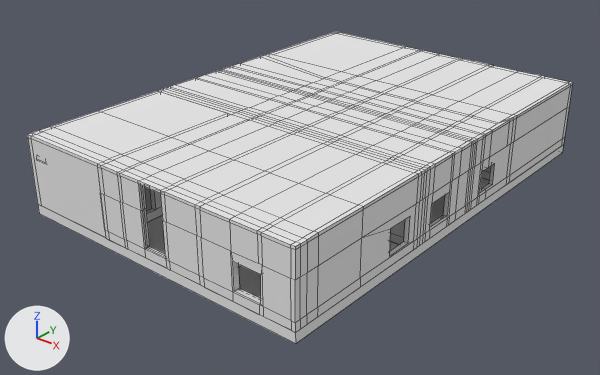
The Blender file Assets/Models/Maison.blend: old version first, new version second.
The view is the same before and after, from a 50 mm camera at (19.9, -22.8, 13.0) aimed at (-2.2, 3.5, -3.5). Lighting does not change. The marker at lower left points along +X, +Y and +Z. Mesh edges are drawn as thin lines.
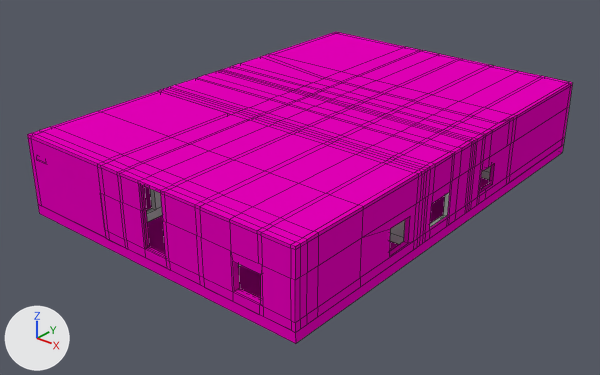
Edits to the bpy script that builds the scene:
```text
Change mat_material:
    mat_material.base_color: (0.8, 0.8, 0.8) -> (0.8, 0.0, 0.503)  # white #e7e7e7 -> pink #e700bc
```

Boxes (x1, y1, x2, y2) around the edits, measured in the pictures (600 x 375 px):
'Cube', recoloured (white to pink): (27, 32, 573, 344) in both
